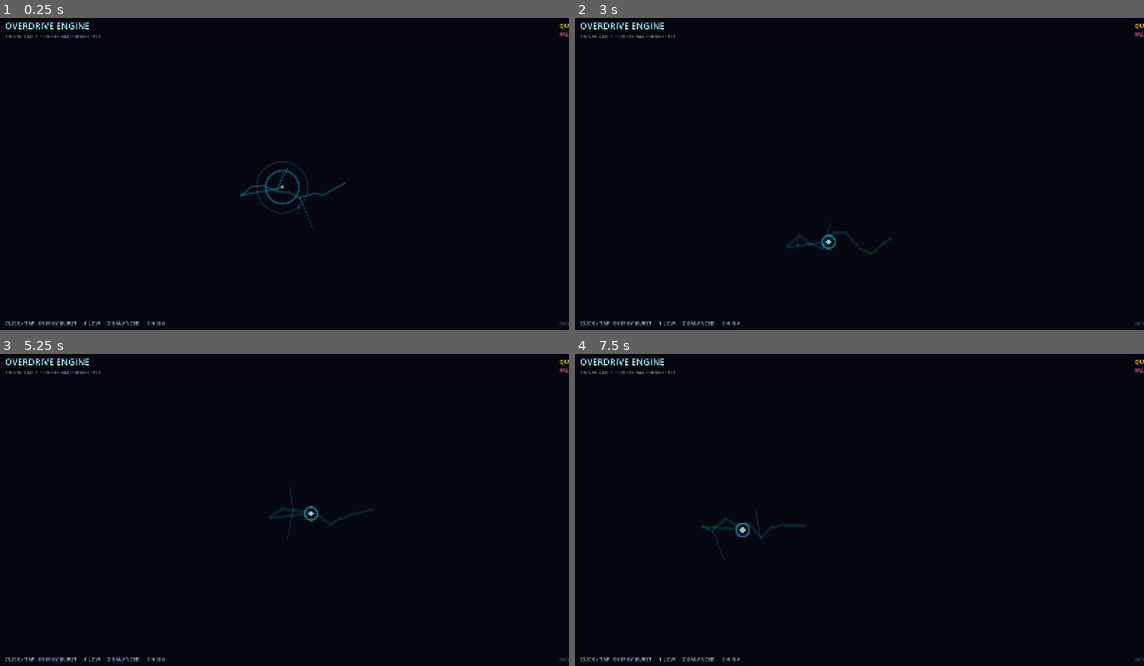
Above: before the commit, frames 1-4 (two rows, left to right).
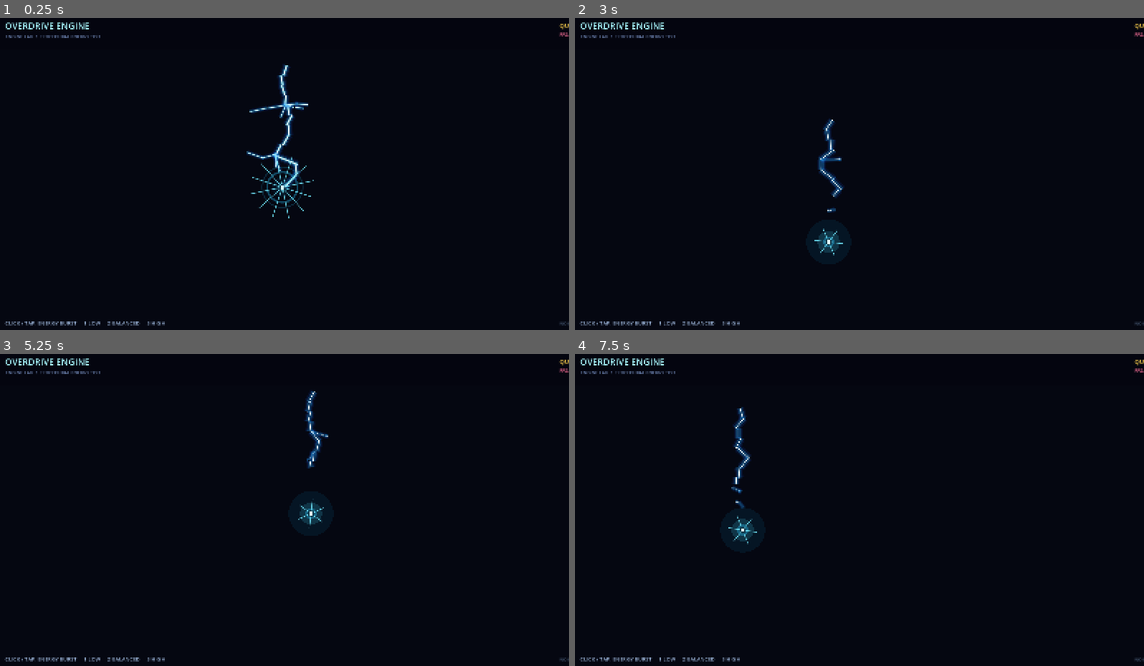
Above: after the commit, the same moments.

Repository: rifatsidik/elemental-overdrive
Game: Godot game, scene res://scenes/engine_lab.tscn
Two runs of this game, one before a commit and one after it. Both use one fixed random seed, a clock stepped at 60 frames per second and the inputs below.
Inputs (mouse positions are in pixels of both pictures, inside the frame that each line leads up to):
- Up to frame 1 (0.25 s): no input
- Up to frame 2 (3 s): tap Enter at 0.5, 2.75 s; move the mouse to (984, 161) at 0.52 s; hold D 0.53-1.28 s; tap 1 at 0.6, 2.85 s; click (984, 161) at 0.67 s; move the mouse to (740, 192) at 1.27 s; hold S 1.28-2.03 s; tap 2 at 1.35 s; tap Space at 2 s; move the mouse to (916, 105) at 2.02 s; hold D 2.03-2.78 s; tap 3 at 2.1 s; move the mouse to (831, 242) at 2.77 s; hold W from 2.78 s (still down); click (831, 242) at 2.92 s
- Up to frame 3 (5.25 s): move the mouse to (455, 563) at 3.52 s; release W at 3.53 s; hold A 3.53-5.03 s; tap 2 at 3.6 s; tap Space at 4.25 s; move the mouse to (108, 466) at 4.27 s; tap 3 at 4.35 s; tap Enter at 5 s; move the mouse to (312, 513) at 5.02 s; hold S from 5.03 s (still down); tap 1 at 5.1 s; click (312, 513) at 5.17 s
- Up to frame 4 (7.5 s): move the mouse to (774, 432) at 5.77 s; release S at 5.78 s; hold D 5.78-6.53 s; tap 2 at 5.85 s; tap Space at 6.5 s; move the mouse to (984, 497) at 6.52 s; hold W 6.53-7.28 s; tap 3 at 6.6 s; move the mouse to (740, 528) at 7.27 s; hold D from 7.28 s (still down); tap 1 at 7.35 s; click (740, 528) at 7.42 s

The runs differ from the first frame. In frame 1, 1.5% of the frame differs, in the area x 42-61%, y 14-68%; in frame 2, 0.8%; in frame 3, 0.7%; in frame 4, 0.8%.

Commit message:
feat(vfx): animate fast lightning strikes with layered hot core

Diff:
--- a/scripts/visuals/energy_burst.gd
+++ b/scripts/visuals/energy_burst.gd
@@ -1,22 +1,27 @@
 extends Node2D
 class_name EnergyBurst
 
-## Bounded procedural lightning and shockwave test effect.
+## Fast, layered procedural lightning strike with a bright core and expanding impact rings.
 
 var strength: float = 1.0
 var seed_value: int = 1
 var age: float = 0.0
-var lifetime: float = 0.72
+var lifetime: float = 0.82
 var branch_budget: int = 4
 var layer_budget: int = 2
 var burst_color: Color = Color(0.18, 0.92, 1.0, 1.0)
 var _paths: Array[PackedVector2Array] = []
+var _rng := RandomNumberGenerator.new()
+
+const STRIKE_TIME: float = 0.105
+const HOLD_TIME: float = 0.19
 
 func configure(new_strength: float, new_seed: int, branches: int, layers: int) -> void:
     strength = clampf(new_strength, 0.1, 2.0)
     seed_value = new_seed
     branch_budget = clampi(branches, 1, 8)
     layer_budget = clampi(layers, 1, 3)
+    _rng.seed = seed_value
     _build_paths()
     queue_redraw()
 
@@ -32,57 +37,86 @@
 
 func _build_paths() -> void:
     _paths.clear()
-    var rng := RandomNumberGenerator.new()
-    rng.seed = seed_value
     var main_points := PackedVector2Array()
-    main_points.append(Vector2.ZERO)
-    var segment_count: int = 9
+    var segment_count: int = 12
+    main_points.append(Vector2(_rng.randf_range(-24.0, 24.0), -340.0 * strength))
     for i in range(1, segment_count):
         var ratio: float = float(i) / float(segment_count)
-        var side_offset: float = rng.randf_range(-34.0, 34.0) * strength
-        main_points.append(Vector2(lerpf(-150.0, 150.0, ratio) * strength, side_offset))
-    main_points.append(Vector2(175.0 * strength, -12.0 * strength))
+        var next_y: float = lerpf(-340.0, -8.0, ratio) * strength
+        var x_spread: float = lerpf(12.0, 48.0, ratio) * strength
+        main_points.append(Vector2(_rng.randf_range(-x_spread, x_spread), next_y))
+    main_points.append(Vector2(_rng.randf_range(-9.0, 9.0) * strength, 0.0))
     _paths.append(main_points)
 
     for branch_index in range(branch_budget):
-        var start_index: int = rng.randi_range(2, segment_count - 2)
+        var start_index: int = _rng.randi_range(2, segment_count - 2)
         var start_point: Vector2 = main_points[start_index]
         var direction: float = -1.0 if branch_index % 2 == 0 else 1.0
         var branch_points := PackedVector2Array()
         branch_points.append(start_point)
-        var end_point: Vector2 = start_point + Vector2(rng.randf_range(-42.0, 42.0), direction * rng.randf_range(36.0, 92.0) * strength)
-        branch_points.append(start_point.lerp(end_point, 0.45))
+        var branch_length: float = _rng.randf_range(38.0, 110.0) * strength
+        var end_point: Vector2 = start_point + Vector2(direction * branch_length, _rng.randf_range(-24.0, 48.0) * strength)
+        branch_points.append(start_point.lerp(end_point, 0.48) + Vector2(0.0, _rng.randf_range(-16.0, 16.0)))
         branch_points.append(end_point)
         _paths.append(branch_points)
 
+    if layer_budget >= 2:
+        var fork_count: int = mini(3, branch_budget)
+        for fork_index in range(fork_count):
+            var source_index: int = _rng.randi_range(2, main_points.size() - 3)
+            var source: Vector2 = main_points[source_index]
+            var fork := PackedVector2Array()
+            fork.append(source)
+            fork.append(source + Vector2(_rng.randf_range(-28.0, 28.0) * strength, _rng.randf_range(18.0, 46.0) * strength))
+            _paths.append(fork)
+
 func _draw() -> void:
     var progress: float = clampf(age / lifetime, 0.0, 1.0)
-    var fade: float = 1.0 - progress
-    var pulse: float = 0.82 + 0.18 * sin(age * 38.0)
-    var radius: float = lerpf(8.0, 118.0, progress) * strength
-    for layer_index in range(layer_budget):
-        var layer_scale: float = 1.0 + float(layer_index) * 0.55
-        var ring_color: Color = Color(0.12, 0.86, 1.0, fade * 0.5 / float(layer_index + 1))
-        draw_arc(Vector2.ZERO, radius * layer_scale, 0.0, TAU, 64, ring_color, maxf(1.0, 5.0 - float(layer_index) * 1.5), true)
+    var strike_progress: float = clampf(age / STRIKE_TIME, 0.0, 1.0)
+    var decay_progress: float = clampf((age - HOLD_TIME) / maxf(0.001, lifetime - HOLD_TIME), 0.0, 1.0)
+    var fade: float = 1.0 - smoothstep(0.0, 1.0, decay_progress)
+    var impact_pulse: float = 1.0 - clampf(age / 0.24, 0.0, 1.0)
+    var radius: float = lerpf(10.0, 155.0, smoothstep(0.0, 1.0, progress)) * strength
+
+    # Procedural impact glow remains visible without HDR post-processing.
+    draw_circle(Vector2.ZERO, (28.0 + 48.0 * impact_pulse) * strength, Color(0.05, 0.7, 1.0, 0.08 * fade))
+    draw_circle(Vector2.ZERO, (15.0 + 22.0 * impact_pulse) * strength, Color(0.28, 0.88, 1.0, 0.16 * fade))
+    draw_circle(Vector2.ZERO, 5.5 * strength, Color(0.88, 1.0, 1.0, fade))
+
+    for ring_index in range(layer_budget):
+        var ring_radius: float = radius * (1.0 + float(ring_index) * 0.34)
+        var ring_alpha: float = fade * (0.36 / float(ring_index + 1))
+        draw_arc(Vector2.ZERO, ring_radius, 0.0, TAU, 72, Color(0.16, 0.78, 1.0, ring_alpha), maxf(1.0, 5.0 - float(ring_index) * 1.3), true)
 
     for path_index in range(_paths.size()):
         var points: PackedVector2Array = _paths[path_index]
         var is_branch: bool = path_index > 0
+        var reveal: float = strike_progress
+        if is_branch:
+            reveal = clampf((age - 0.025) / maxf(0.001, STRIKE_TIME - 0.025), 0.0, 1.0)
         for segment_index in range(points.size() - 1):
+            var segment_start: float = float(segment_index) / float(points.size() - 1)
+            if segment_start > reveal:
+                continue
+            var segment_end: float = minf(float(segment_index + 1) / float(points.size() - 1), reveal)
+            var segment_fraction: float = clampf((segment_end - segment_start) * float(points.size() - 1), 0.0, 1.0)
             var a: Vector2 = points[segment_index]
-            var b: Vector2 = points[segment_index + 1]
-            var wobble: float = sin(age * 52.0 + float(segment_index * 7 + path_index * 11)) * 3.0 * fade
-            var animated_a: Vector2 = a + Vector2(0.0, wobble)
-            var animated_b: Vector2 = b + Vector2(0.0, -wobble)
-            for layer_index in range(layer_budget):
-                var width: float = (7.0 - float(layer_index) * 2.0) * (0.55 if is_branch else 1.0)
-                var layer_alpha: float = 0.95
-                if layer_index == 0:
-                    layer_alpha = 0.14
-                elif layer_index == 1:
-                    layer_alpha = 0.38
-                var alpha: float = fade * layer_alpha
-                var color: Color = Color(burst_color.r, burst_color.g, burst_color.b, alpha * pulse)
-                draw_line(animated_a, animated_b, color, maxf(1.0, width - float(layer_index) * 1.4), true)
+            var b: Vector2 = a.lerp(points[segment_index + 1], segment_fraction)
+            var wobble: float = sin(age * 95.0 + float(segment_index * 7 + path_index * 11)) * 4.5 * fade
+            var animated_a: Vector2 = a + Vector2(wobble, 0.0)
+            var animated_b: Vector2 = b + Vector2(-wobble, 0.0)
+            var branch_scale: float = 0.58 if is_branch else 1.0
 
-    draw_circle(Vector2.ZERO, 7.0 * strength * fade, Color(0.72, 1.0, 1.0, fade * 0.85))
+            # Wide atmospheric halo, saturated electric body, then near-white hot core.
+            draw_line(animated_a, animated_b, Color(0.08, 0.32, 1.0, 0.12 * fade), 22.0 * branch_scale * strength, true)
+            draw_line(animated_a, animated_b, Color(0.15, 0.72, 1.0, 0.26 * fade), 13.0 * branch_scale * strength, true)
+            if layer_budget >= 2:
+                draw_line(animated_a, animated_b, Color(0.65, 0.96, 1.0, 0.76 * fade), 5.0 * branch_scale * strength, true)
+            draw_line(animated_a, animated_b, Color(0.96, 1.0, 1.0, fade * (1.0 if not is_branch else 0.7)), 2.0 * branch_scale * strength, true)
+
+    if age < 0.28:
+        var spark_count: int = 12 if layer_budget >= 2 else 6
+        for spark_index in range(spark_count):
+            var angle: float = TAU * float(spark_index) / float(spark_count) + float(seed_value % 17) * 0.12
+            var travel: float = (22.0 + 74.0 * clampf(age / 0.28, 0.0, 1.0)) * strength
+            draw_line(Vector2.from_angle(angle) * (9.0 * strength), Vector2.from_angle(angle) * travel, Color(0.45, 0.92, 1.0, fade * 0.8), 2.0, true)
